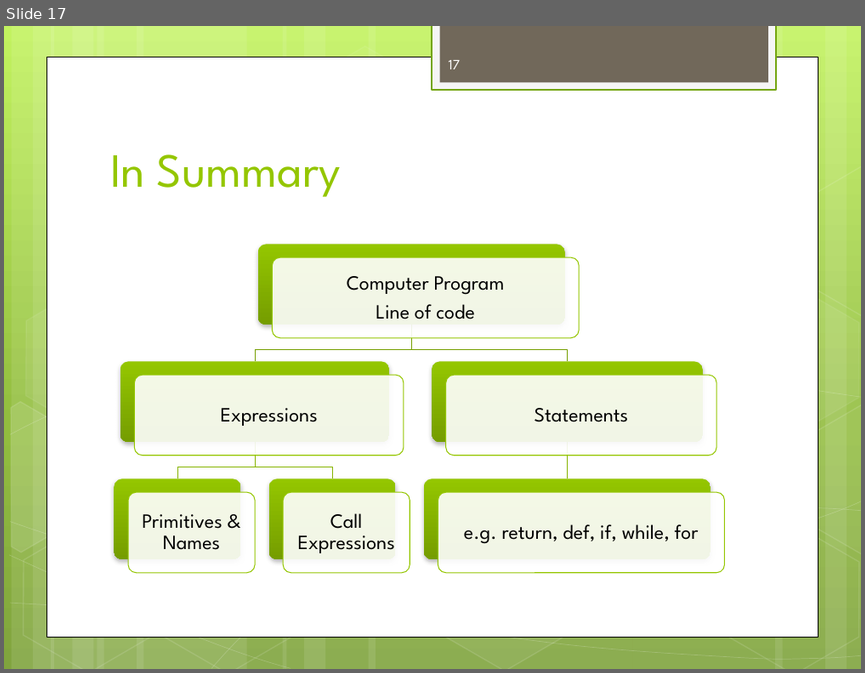
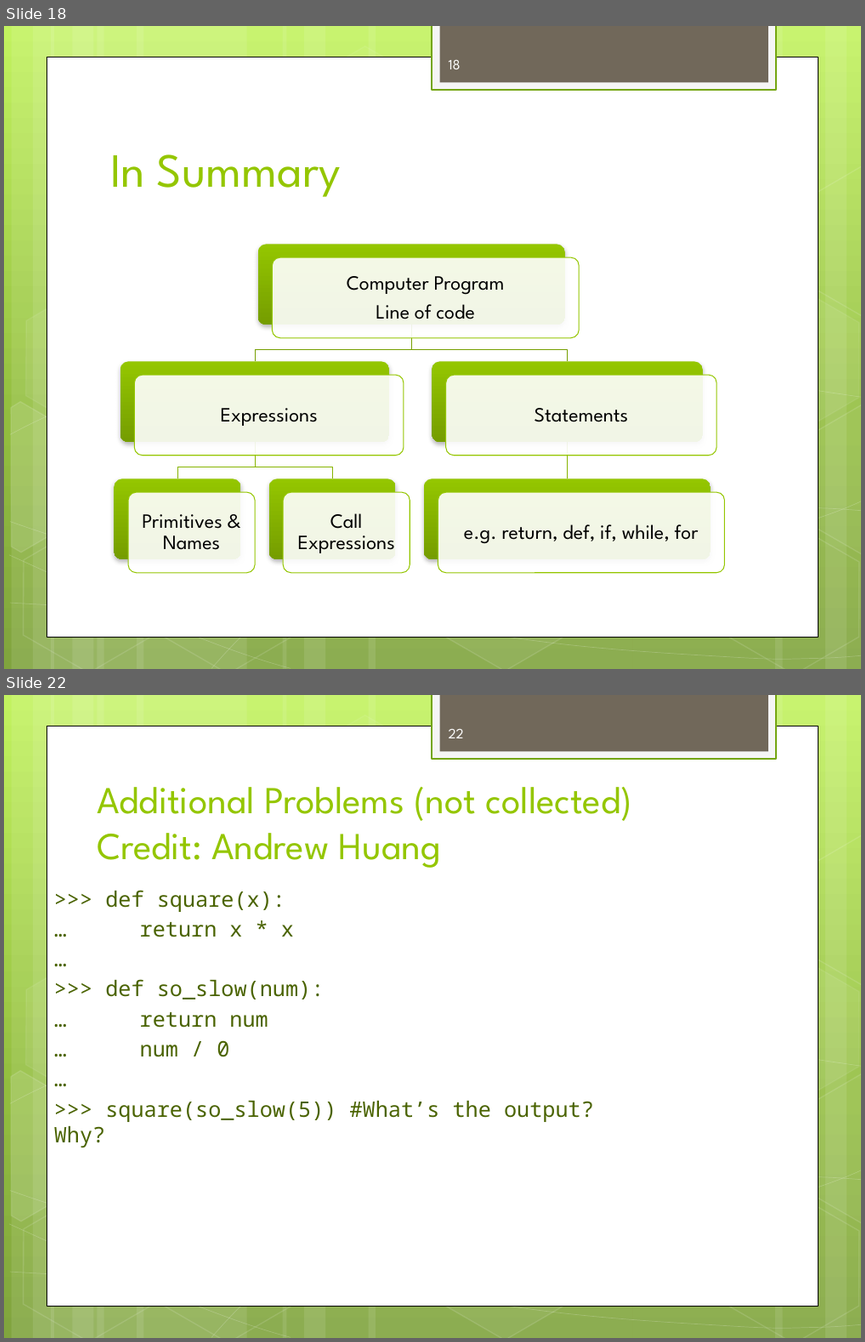
Before and after one commit to dicksontsai/dicksontsai.github.io, a slide deck: cs61a/discussion/disc1.pptx. Shown one above the other, each under a label of ours: slide 17 before the commit, slides 18 and 22 after it; the slides between them are not shown. The pictures are 865x673 and 865x1342 pixels, drawn with LibreOffice and Linux fonts; fonts in the diff are those of the drawing. Boxes give left, top, right and bottom in pixels: in the first picture for what was removed or moved away, otherwise in the second. Text is boxed around its words. In the diff, an @@ line names an element or a change of style, - is before the commit and + after.

```diff
--- a/cs61a/discussion/disc1.pptx
+++ b/cs61a/discussion/disc1.pptx
@@ slide 22 added at (4, 695, 861, 1338), background gradient #C3F35F to #93BF3F to #81A53E; not listed: 31 template elements that a slide beside it also shows @@
@@ page number added at (449, 729, 464, 738), 12 pt, text #FEFEFE @@
+22
@@ title added at (97, 787, 632, 868), 32 pt, text #94C600 @@
+Additional Problems (not collected)
+Credit: Andrew Huang
@@ text added at (54, 890, 594, 1147), 18 pt, text #4A6300 @@
+>>> def square(x):
+… return x * x
+…
+>>> def so_slow(num):
+… return num
+… num / 0
+…
+>>> square(so_slow(5)) #What’s the output? Why?
@@ what was slide 17 is now slide 18 @@
@@ page number at (449, 60, 460, 69): text changed @@
-17
+18
```
Also in this commit, not shown: 3 slides changed, 4 other slides added, 6 other files.
